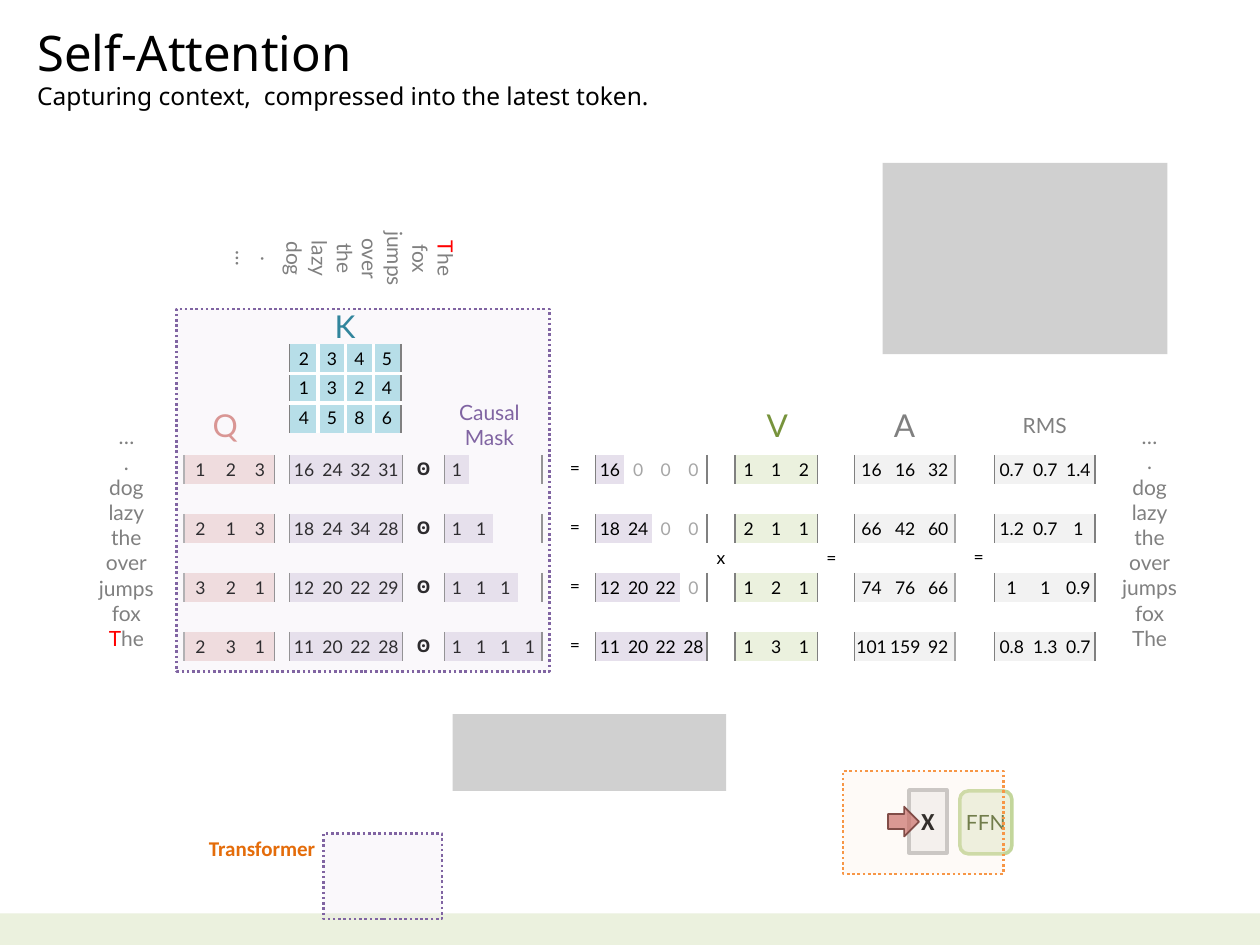
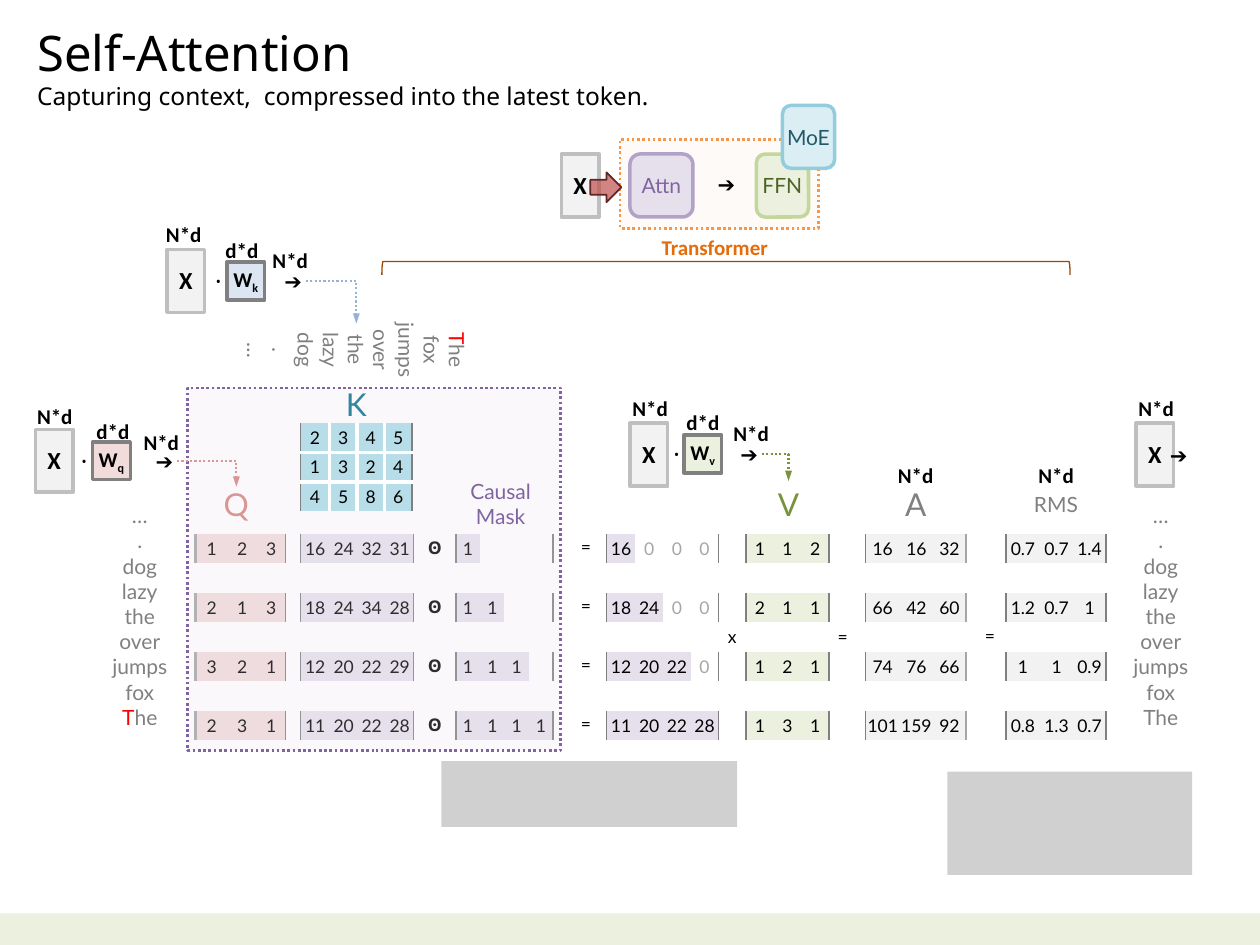
Before and after one commit to navibator/crazy-ai, a slide deck: slide 8 of ai-gemma.pptx (slide 11 before the commit). Drawn at 1260x945 pixels with LibreOffice and Linux fonts; fonts in the diff are those of the drawing; grey boxes stand for pictures. Boxes give left, top, right and bottom in pixels: in the first picture for what was removed or moved away, otherwise in the second. Text is boxed around its words. In the diff, an @@ line names an element or a change of style, - is before the commit and + after.

```diff
--- a/ai-gemma.pptx
+++ b/ai-gemma.pptx
@@ rounded rectangle added at bbox=[782, 106, 834, 169], fill #DBEEF4, outline #93CDDD 2 pt, 12 pt, text #215968 @@
+MoE
@@ rectangle: place and size @@
-rectangle at bbox=[843, 771, 1003, 874]
+rectangle at bbox=[620, 140, 818, 229]
@@ rectangle "X": place and size @@
-rectangle "X" at bbox=[908, 790, 946, 853]
+rectangle "X" at bbox=[562, 154, 600, 217]
@@ down arrow: place and size @@
-down arrow at bbox=[888, 807, 919, 837]
+down arrow at bbox=[590, 172, 622, 202]
@@ rounded rectangle added at bbox=[630, 154, 693, 217], fill #E6E0EC, outline #B3A2C7 2 pt, 12 pt, text #8064A2 @@
+Attn
@@ text added at bbox=[714, 171, 740, 197], 12 pt, text #000000 @@
+➔
@@ rounded rectangle "FFN": place and size @@
-rounded rectangle "FFN" at bbox=[960, 791, 1012, 854]
+rounded rectangle "FFN" at bbox=[756, 154, 808, 217]
@@ picture removed at bbox=[883, 163, 1168, 354] @@
@@ group added at bbox=[166, 227, 307, 312]: 5 texts, 2 rectangles @@
+Wk
+·
+➔
+X
+d*d
+N*d
+N*d
@@ text "Transformer": place and size @@
-text "Transformer" at bbox=[209, 841, 315, 856]
+text "Transformer" at bbox=[662, 240, 768, 255]
@@ left bracket added at bbox=[382, 261, 1070, 275], outline #984807 0.75 pt @@
@@ elbow arrow added from (306, 281) to (357, 324), #95B3D7 1.25 pt dashed @@
@@ text "The": place and size @@
-text "The" at bbox=[282, 237, 458, 284]
+text "The" at bbox=[293, 328, 469, 376]
@@ group added at bbox=[35, 409, 179, 493]: 5 texts, 2 rectangles @@
+Wq
+➔
+·
+d*d
+N*d
+X
+N*d
@@ text added at bbox=[1138, 401, 1173, 423], 12 pt, text #000000, bold @@
+N*d
@@ group added at bbox=[630, 401, 768, 486]: 5 texts, 2 rectangles @@
+N*d
+X
+Wv
+·
+➔
+d*d
+N*d
@@ rectangle added at bbox=[1137, 423, 1174, 486], fill #F2F2F2, outline #BFBFBF 2 pt, 14 pt, text #000000, bold @@
+X
@@ text added at bbox=[1167, 442, 1192, 467], 12 pt, text #000000 @@
+➔
@@ elbow arrow added from (176, 461) to (237, 486), #D99694 1.25 pt dashed @@
@@ elbow arrow added from (762, 454) to (789, 481), #77933C 1.25 pt dashed @@
@@ text added at bbox=[898, 468, 933, 483], 12 pt, text #000000, bold @@
+N*d
@@ text added at bbox=[1038, 468, 1073, 483], 12 pt, text #000000, bold @@
+N*d
@@ text "Q": place and size @@
-text "Q" at bbox=[213, 414, 238, 442]
+text "Q" at bbox=[224, 493, 249, 521]
@@ 8 texts, 7 tables, 1 rectangle: place and size @@
-8 texts, 7 tables, 1 rectangle at bbox=[99, 309, 1177, 672]
+8 texts, 7 tables, 1 rectangle at bbox=[112, 388, 1188, 751]
@@ picture: place and size @@
-picture at bbox=[452, 714, 726, 791]
+picture at bbox=[441, 761, 737, 827]
@@ picture added at bbox=[948, 771, 1192, 874] @@
@@ rectangle removed at bbox=[324, 834, 442, 920] @@
```
Also in this commit, not shown: 4 other slides changed, 3 slides removed.
